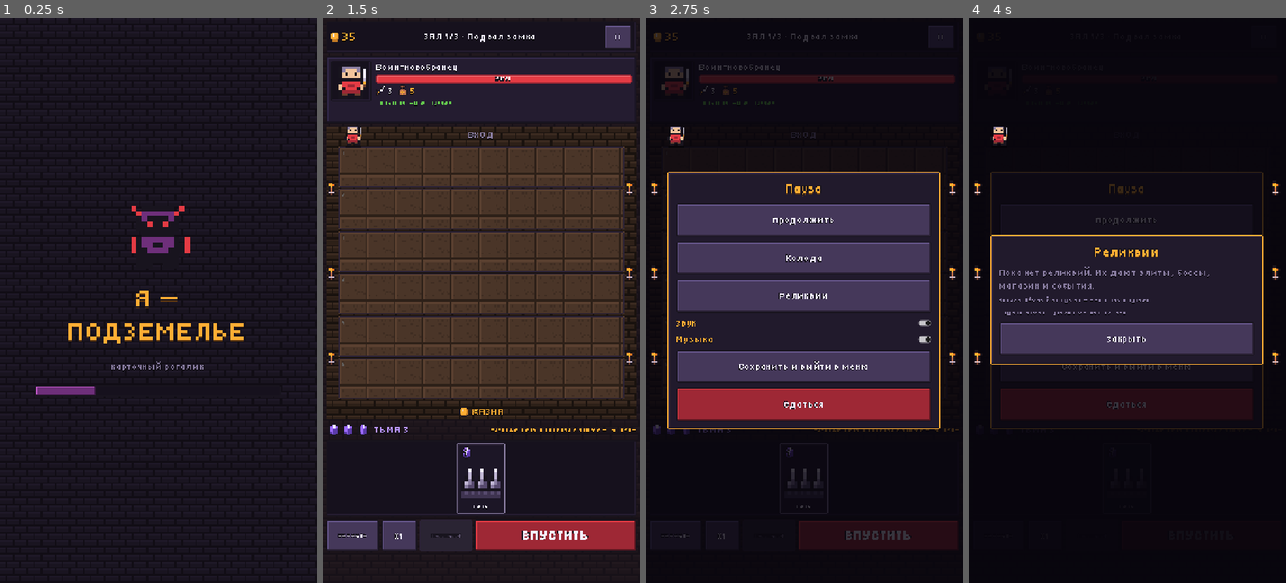
Above: before the commit, frames 1-4 (left to right).
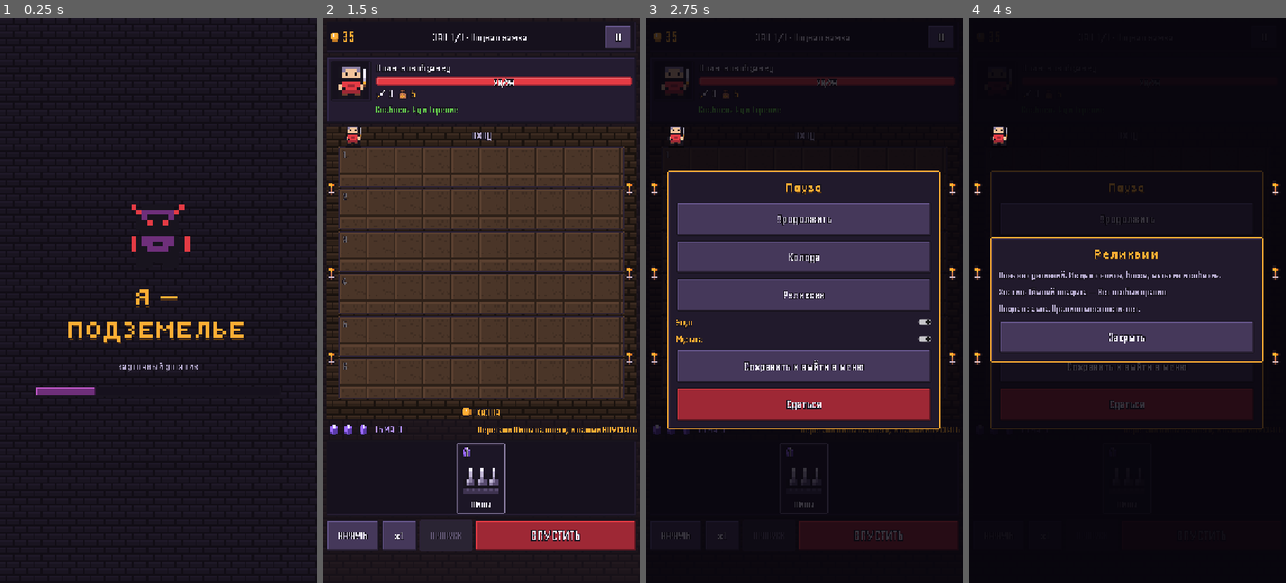
Above: after the commit, the same moments.

Repository: evgengoldwar/NeonPrime
Game: Godot game, scene res://scenes/main.tscn
Two runs of this game, one before a commit and one after it. Both use one fixed random seed, a clock stepped at 60 frames per second and the inputs below.
Inputs (mouse positions are in pixels of both pictures, inside the frame that each line leads up to):
- Up to frame 1 (0.25 s): no input
- Up to frame 2 (1.5 s): tap Enter at 0.5 s; move the mouse to (551, 272) at 0.52 s; click (551, 272) at 0.67 s; click "Новый забег" at 1.25 s
- Up to frame 3 (2.75 s): click "II" at 2 s
- Up to frame 4 (4 s): click "Реликвии" at 2.75 s; click "ВЕРНУТЬ" at 3.5 s

The runs differ from the first frame. In frame 1, 1.0% of the frame differs, in the area x 11-77%, y 33-67%; in frame 2, 3.1%; in frame 3, 5.2%, in the area x 4-99%, y 2-93%; in frame 4, 3.9%.

Commit message:
Сделать текст читаемым
Основной шрифт заменён на Handjet: высокие чёткие буквы вместо мелкого
Tiny5. Tiny5 оставлен только для крупных заголовков. Текст не меньше
24 px, у всех надписей тёмная обводка, второстепенный текст светлее.

Co-Authored-By: Claude Opus 5.5 <noreply@anthropic.com>
Claude-Session: https://claude.ai/code/session_01CBXFTShUYY1UPBHpFGh8b6

Diff:
--- a/scripts/ui/ui.gd
+++ b/scripts/ui/ui.gd
@@ -10,13 +10,14 @@
 const GOLD := Color("#feae34")
 const SOUL := Color("#2ce8f5")
 const TEXT := Color("#f4f0ff")
-const DIM := Color("#8b7fa3")
+const DIM := Color("#b9aed2")
 const RED := Color("#e43b44")
 const GREEN := Color("#63c74d")
 const DARK := Color("#9d6bff")
 const INK := Color("#18141e")
 
-const FONT_PATH := "res://assets/fonts/Tiny5-Regular.ttf"
+const FONT_PATH := "res://assets/fonts/Handjet-Regular.ttf"
+const PIXEL_FONT_PATH := "res://assets/fonts/Tiny5-Regular.ttf"
 const SPR := "res://assets/sprites/"
 const FRAME_MARGIN := 6
 
@@ -31,8 +32,18 @@
 	return null
 
 
+## Основной шрифт для текста: Handjet — высокие чёткие буквы, хорошо читается.
 static func font() -> Font:
 	var f = load(FONT_PATH)
+	if f is FontFile:
+		f.antialiasing = TextServer.FONT_ANTIALIASING_GRAY
+		f.hinting = TextServer.HINTING_LIGHT
+	return f
+
+
+## Пиксельный шрифт для крупных заголовков: Tiny5 на сетке 8 px.
+static func pixel_font() -> Font:
+	var f = load(PIXEL_FONT_PATH)
 	if f is FontFile:
 		f.antialiasing = TextServer.FONT_ANTIALIASING_NONE
 		f.hinting = TextServer.HINTING_NONE
@@ -40,9 +51,14 @@
 	return f
 
 
-## Tiny5 нарисован на сетке 8 px: только кратные 8 размеры остаются чёткими.
+## Размер текста: не меньше 24, чтобы мелкие подписи не сливались.
 static func fs(size: int) -> int:
-	return maxi(16, int(round(size / 8.0)) * 8)
+	return maxi(24, size + 4)
+
+
+## Размер пиксельного заголовка: кратен 8, чтобы Tiny5 оставался чётким.
+static func pfs(size: int) -> int:
+	return maxi(24, int(round(size / 8.0)) * 8)
 
 
 # ---------------------------------------------------------------- стили
@@ -82,7 +98,7 @@
 static func make_theme() -> Theme:
 	var t := Theme.new()
 	t.default_font = font()
-	t.default_font_size = 24
+	t.default_font_size = 28
 	t.set_color("font_color", "Label", TEXT)
 	for cls in ["Button", "CheckButton", "OptionButton"]:
 		t.set_color("font_color", cls, TEXT)
@@ -91,7 +107,7 @@
 		t.set_color("font_focus_color", cls, TEXT)
 		t.set_color("font_disabled_color", cls, Color("#5e5470"))
 		t.set_color("font_outline_color", cls, INK)
-		t.set_constant("outline_size", cls, 4)
+		t.set_constant("outline_size", cls, 6)
 	t.set_stylebox("normal", "Button", frame("btn"))
 	t.set_stylebox("hover", "Button", frame("btn_hover"))
 	t.set_stylebox("pressed", "Button", frame("btn_pressed"))
@@ -132,9 +148,9 @@
 	l.text = text
 	l.add_theme_font_size_override("font_size", fs(size))
 	l.add_theme_color_override("font_color", color)
-	l.add_theme_color_override("font_shadow_color", Color(0, 0, 0, 0.55))
-	l.add_theme_constant_override("shadow_offset_x", 0)
-	l.add_theme_constant_override("shadow_offset_y", 2)
+	l.add_theme_color_override("font_outline_color", INK)
+	l.add_theme_constant_override("outline_size", 6)
+	l.add_theme_constant_override("line_spacing", 2)
 	l.horizontal_alignment = align
 	if wrap:
 		l.autowrap_mode = TextServer.AUTOWRAP_WORD_SMART
@@ -144,6 +160,8 @@
 
 static func title(text: String, size: int = 40) -> Label:
 	var l := label(text, size, GOLD, HORIZONTAL_ALIGNMENT_CENTER)
+	l.add_theme_font_override("font", pixel_font())
+	l.add_theme_font_size_override("font_size", pfs(size))
 	l.add_theme_color_override("font_outline_color", INK)
 	l.add_theme_constant_override("outline_size", 8)
 	l.add_theme_color_override("font_shadow_color", Color("#5e3810"))
@@ -432,7 +450,7 @@
 	p.add_child(v)
 	var cost := cost_override if cost_override >= 0 else int(d.cost)
 	v.add_child(cost_badge(cost))
-	var ic := card_icon(c.id, 5 if w >= 90 else 4)
+	var ic := card_icon(c.id, 4)
 	ic.size_flags_vertical = Control.SIZE_EXPAND_FILL
 	v.add_child(ic)
 	var nm := label(Data.card_name(c.id, up), 16, GREEN if up else TEXT, HORIZONTAL_ALIGNMENT_CENTER)
Binary file added: assets/fonts/Handjet-Regular.ttf
Not shown, removed: assets/fonts/LICENSE-Tiny5.txt
Not shown, added: assets/fonts/LICENSE.txt
Not shown, changed: README.md
